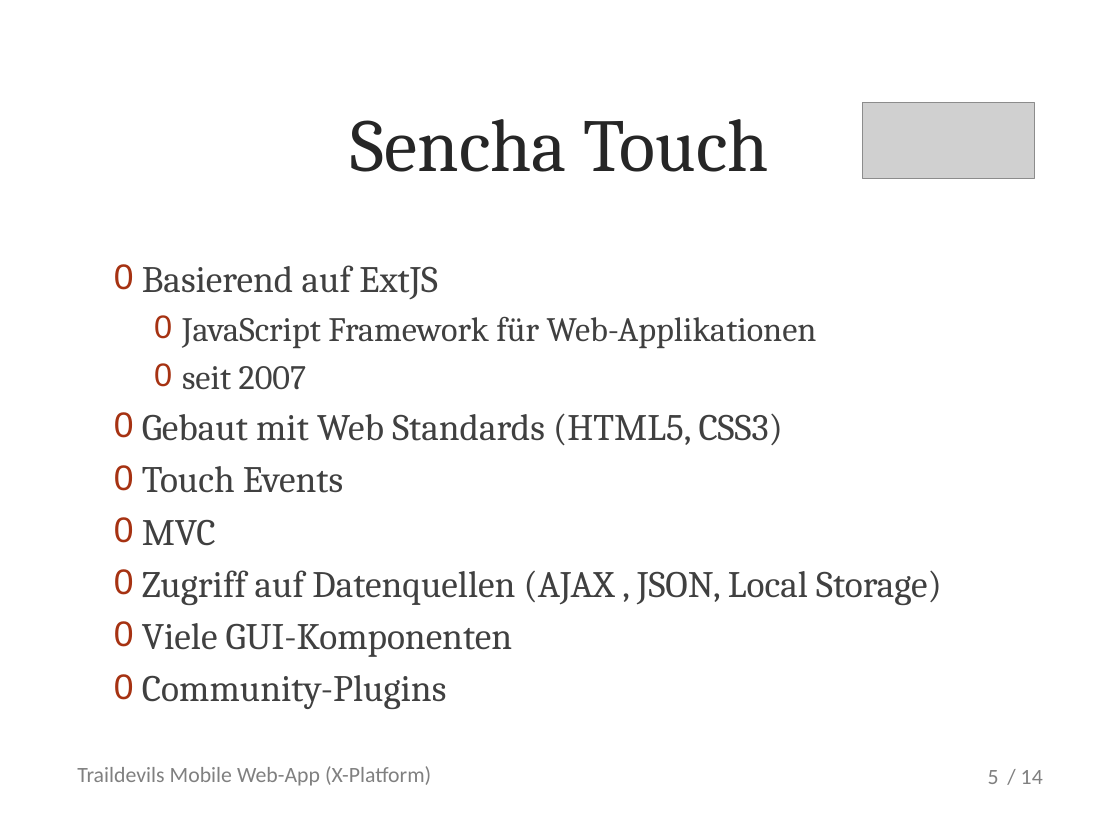
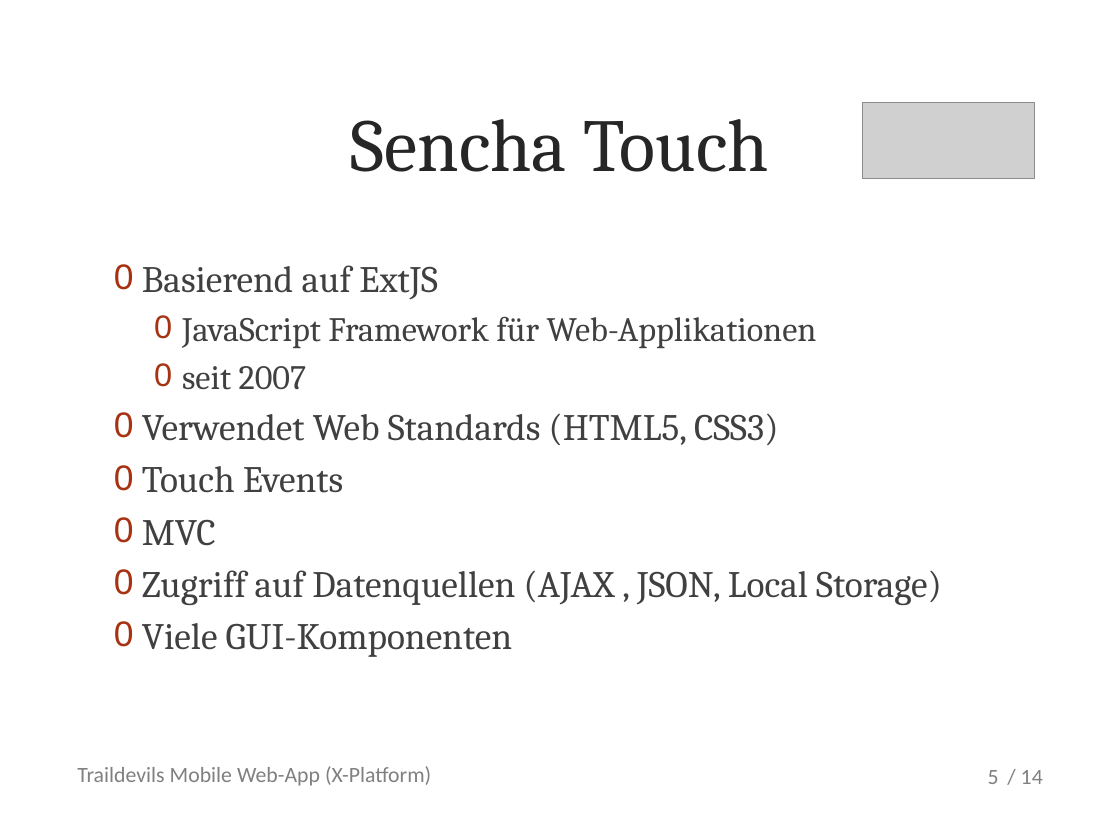
Before and after one commit to metaodi/TrailDevilsXPl-2, a slide deck: slide 5 of _DOCUMENTATION/Presentation/Praesentation-Traildevils-XPl2.pptx. Drawn at 1120x840 pixels with LibreOffice and Linux fonts; fonts in the diff are those of the drawing; grey boxes stand for pictures; background and template pictures are left out. Boxes give left, top, right and bottom in pixels: in the first picture for what was removed or moved away, otherwise in the second. Text is boxed around its words. In the diff, an @@ line names an element or a change of style, - is before the commit and + after.

```diff
--- a/_DOCUMENTATION/Presentation/Praesentation-Traildevils-XPl2.pptx
+++ b/_DOCUMENTATION/Presentation/Praesentation-Traildevils-XPl2.pptx
@@ text at (x1=142, y1=414, x2=778, y2=445): text changed @@
-0 Gebaut mit Web Standards (HTML5, CSS3)
+0 Verwendet Web Standards (HTML5, CSS3)
@@ text at (x1=142, y1=675, x2=447, y2=709): paragraph removed @@
-0 Community-Plugins
```
Also in this commit, not shown: 4 other slides changed, 1 other file.
